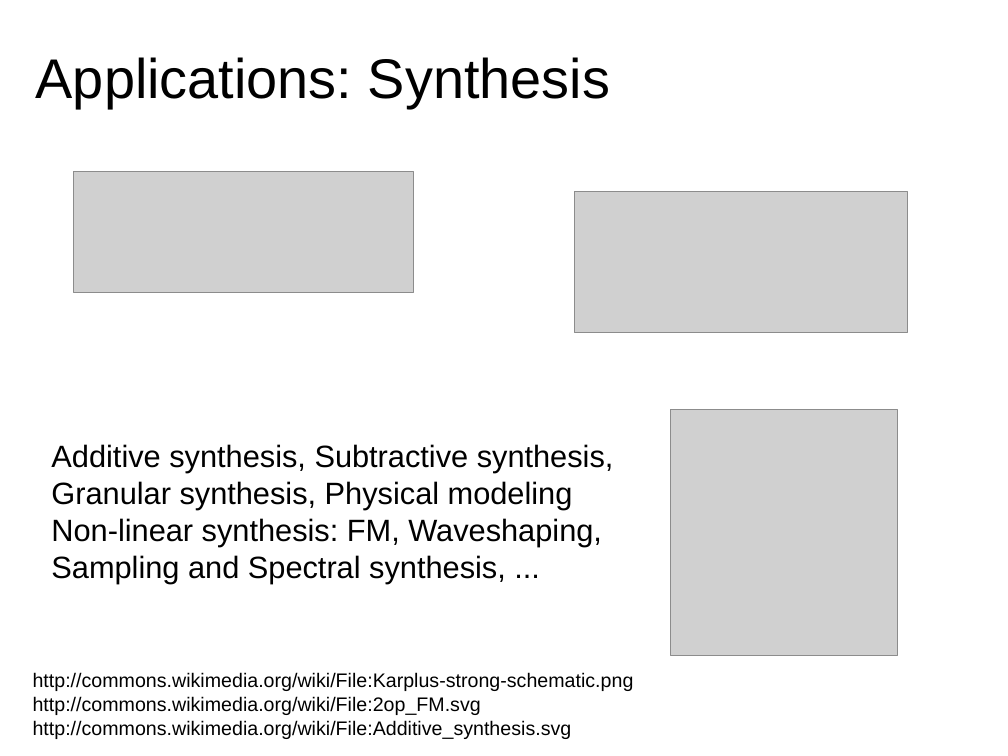
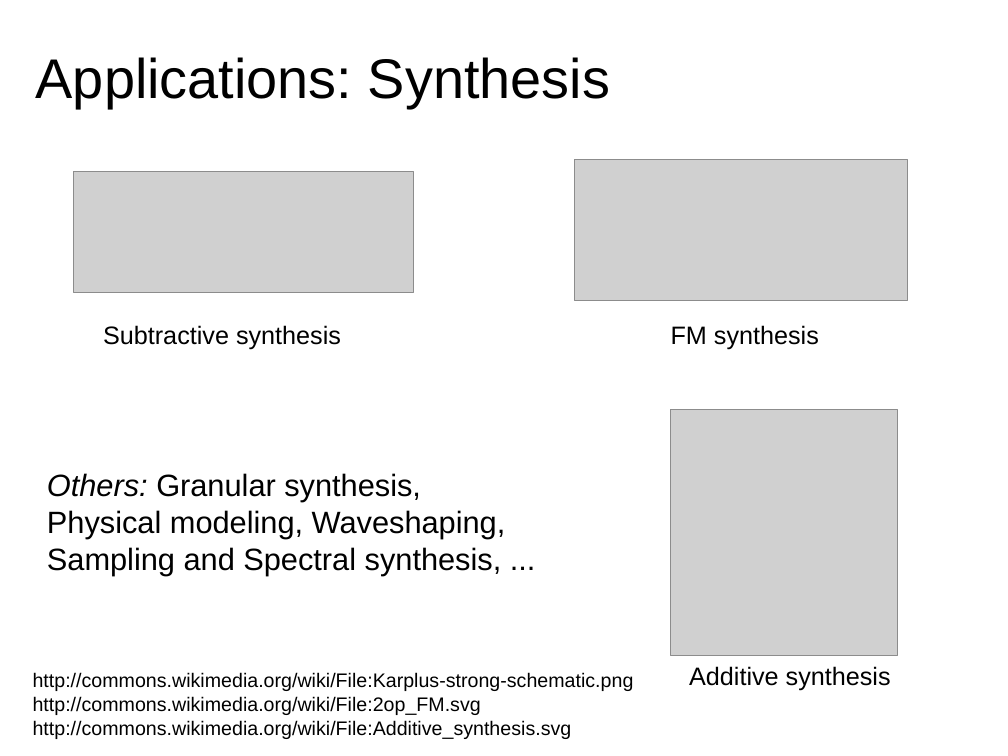
Before and after one commit to MTG/sms-tools, a slide deck: slide 10 of lectures/1-Introduction/Intro-to-DSP.odp. Drawn at 1008x756 pixels with LibreOffice and Linux fonts; fonts in the diff are those of the drawing; grey boxes stand for pictures. Boxes give left, top, right and bottom in pixels: in the first picture for what was removed or moved away, otherwise in the second. Text is boxed around its words. In the diff, an @@ line names an element or a change of style, - is before the commit and + after.

```diff
--- a/lectures/1-Introduction/Intro-to-DSP.odp
+++ b/lectures/1-Introduction/Intro-to-DSP.odp
@@ picture: place and size @@
-picture at box(575, 192, 907, 333)
+picture at box(575, 160, 907, 301)
@@ text added at box(103, 325, 341, 350), 18 pt, text #000000 @@
+Subtractive synthesis
@@ text added at box(671, 325, 819, 350), 18 pt, text #000000 @@
+FM synthesis
@@ text "Others: Granular synthesis,": place and size @@
-text "Others: Granular synthesis," at box(51, 444, 614, 583)
+text "Others: Granular synthesis," at box(47, 473, 506, 576)
@@ text at box(47, 473, 506, 539): text changed @@
-Additive synthesis, Subtractive synthesis,
-Granular synthesis, Physical modeling
-Non-linear synthesis: FM, Waveshaping,
+Others: Granular synthesis,
+Physical modeling, Waveshaping,
@@ text added at box(689, 666, 891, 691), 18 pt, text #000000 @@
+Additive synthesis
```
Also in this commit, not shown: 14 other files.
